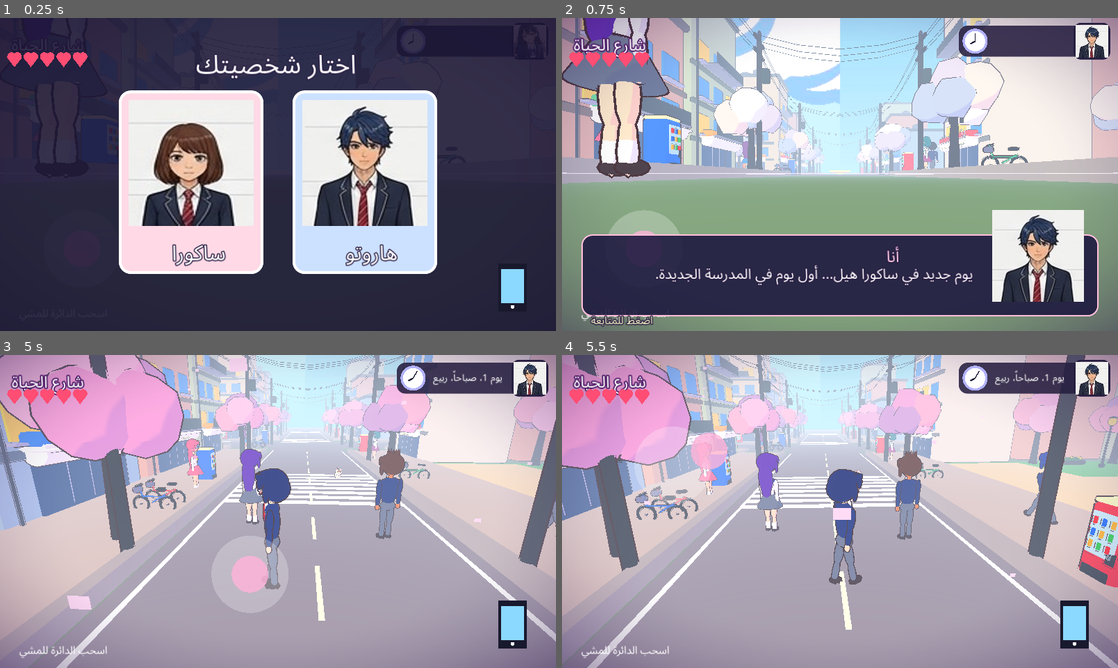
Above: before the commit, frames 1-4 (two rows, left to right).
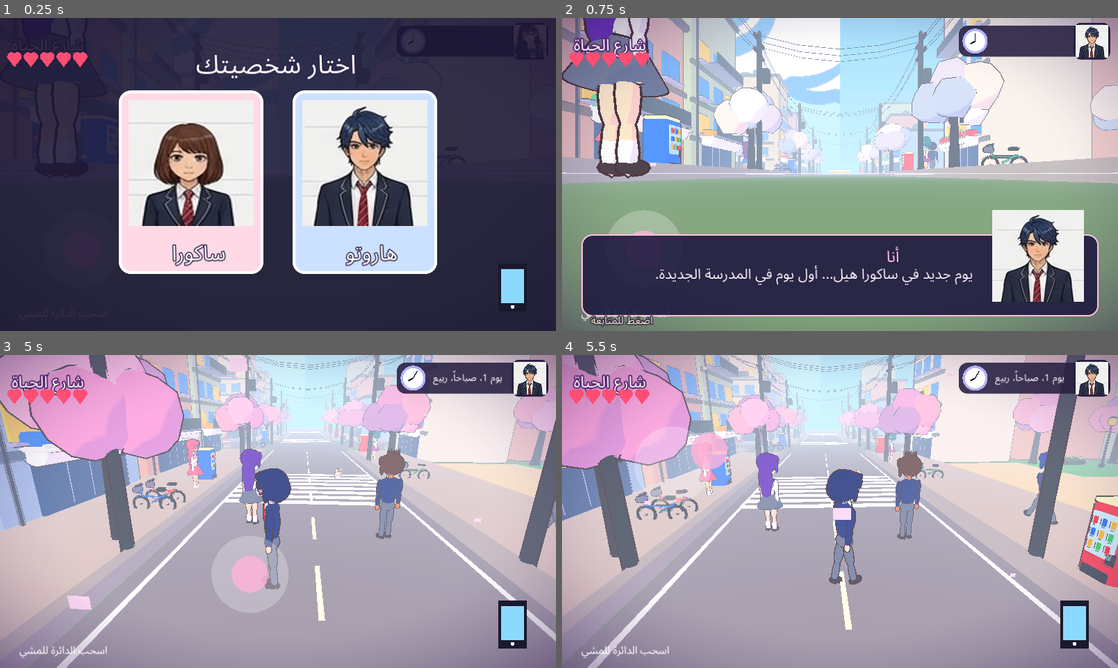
Above: after the commit, the same moments.

Repository: otakucoderstudio/anime-life-game
Game: Godot game, scene res://main.tscn
Two runs of this game, one before a commit and one after it. Both use one fixed random seed, a clock stepped at 60 frames per second and the inputs below.
Inputs (mouse positions are in pixels of both pictures, inside the frame that each line leads up to):
- Up to frame 1 (0.25 s): no input
- Up to frame 2 (0.75 s): tap Enter at 0.5 s; move the mouse to (962, 158) at 0.52 s; hold Right (ui_right) from 0.53 s (still down); click (962, 158) at 0.67 s
- Up to frame 3 (5 s): release Right (ui_right) at 1.25 s; tap Space at 1.25 s; drag from (166, 527) to (250, 574) at 1.27 s; click "أفطر وأروق" at 2 s; move the mouse to (333, 442) at 2.77 s; hold Right (ui_right) 2.78-3.5 s; drag from (250, 574) to (111, 464) at 3.52 s; move the mouse to (444, 558) at 4.27 s; hold Left (ui_left) from 4.28 s (still down)
- Up to frame 4 (5.5 s): release Left (ui_left) at 5 s; drag from (673, 464) to (756, 433) at 5.02 s

The runs differ from the first frame. In frame 2, less than 0.1% of the frame differs, in the area x 15-17%, y 46-48%; in frame 3, less than 0.1%, in the area x 33-96%, y 0-36%; in frame 4, less than 0.1%.

Commit message:
Source for v3d-0.17

Diff:
--- a/godot-3d/main.gd
+++ b/godot-3d/main.gd
@@ -185,6 +185,8 @@
 	box(self,Vector3(8,0.14,17),Color(0.9,0.84,0.7),Vector3(13.0,0.0,-10.5),false)
 	box(self,Vector3(3,0.14,17),Color(0.9,0.84,0.7),Vector3(34.5,0.0,-10.5),false)
 	pglb("fountain",Vector3(34.5,0.1,-10.5),0.0)
+	var fw:=CPUParticles3D.new(); fw.position=Vector3(34.5,1.6,-10.5); fw.amount=40; fw.lifetime=1.3; fw.direction=Vector3(0,1,0); fw.spread=22; fw.initial_velocity_min=2.2; fw.initial_velocity_max=3.2; fw.gravity=Vector3(0,-7,0)
+	var fm:=SphereMesh.new(); fm.radius=0.06; fm.height=0.12; fm.radial_segments=6; fm.rings=3; var fmt:=StandardMaterial3D.new(); fmt.albedo_color=Color(0.75,0.92,1,0.8); fmt.shading_mode=BaseMaterial3D.SHADING_MODE_UNSHADED; fmt.transparency=BaseMaterial3D.TRANSPARENCY_ALPHA; fm.material=fmt; fw.mesh=fm; fw.visibility_range_end=60.0; add_child(fw)
 	for k in range(5):
 		var x:=20.0+k*9.0
 		pglb("bench",Vector3(x,0.1,-7.2),0.0,Color(1,1,1),Color(1,1,1))
@@ -1213,7 +1215,8 @@
 	app_head("الإعدادات",Color(0.55,0.5,0.75)); var vs:=get_viewport().get_visible_rect().size
 	app_btn("الصوت: "+("شغال" if snd_on else "مقفول"),Vector2(vs.x/2-250,140),Vector2(500,70),Color(1,0.95,0.7),func(): snd_on=not snd_on; AudioServer.set_bus_mute(0,not snd_on); show_settings())
 	app_btn("الجرافيك: "+("عالي" if hq else "عادي (أخف)"),Vector2(vs.x/2-250,240),Vector2(500,70),Color(1,0.95,0.7),func(): hq=not hq; get_viewport().scaling_3d_scale=0.85 if hq else 0.6; show_settings())
-	app_layer.add_child(lbl("الصوت والخرائط: مكتبات Kenney (CC0)",22,Vector2(vs.x/2-200,350)))
+	app_btn("لعبة جديدة (يمسح التقدم)",Vector2(vs.x/2-250,340),Vector2(500,70),Color(1,0.75,0.75),func(): DirAccess.remove_absolute(ProjectSettings.globalize_path('user://save.json')); get_tree().reload_current_scene())
+	app_layer.add_child(lbl("الصوت والخرائط: مكتبات Kenney (CC0)",22,Vector2(vs.x/2-200,440)))
 # audio
 var mus:AudioStreamPlayer; var amb:AudioStreamPlayer; var sfxp:Array=[]; var sfx_i:=0; var snd:={}
 var foot_t:=0.0
